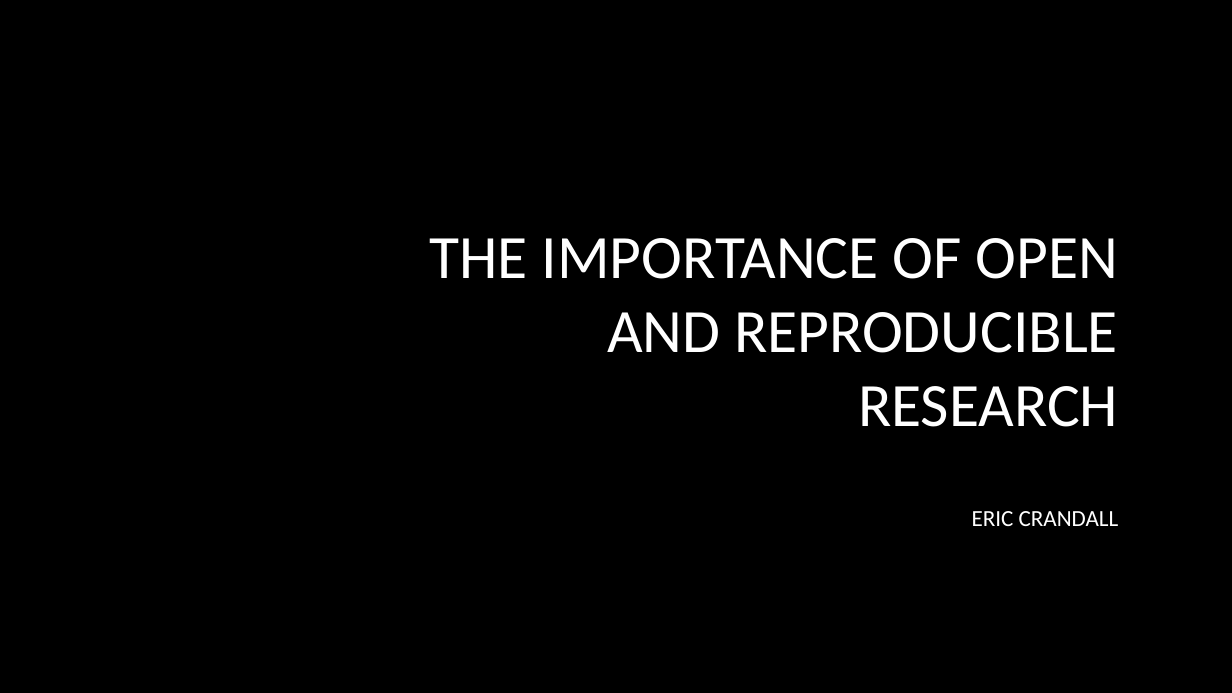
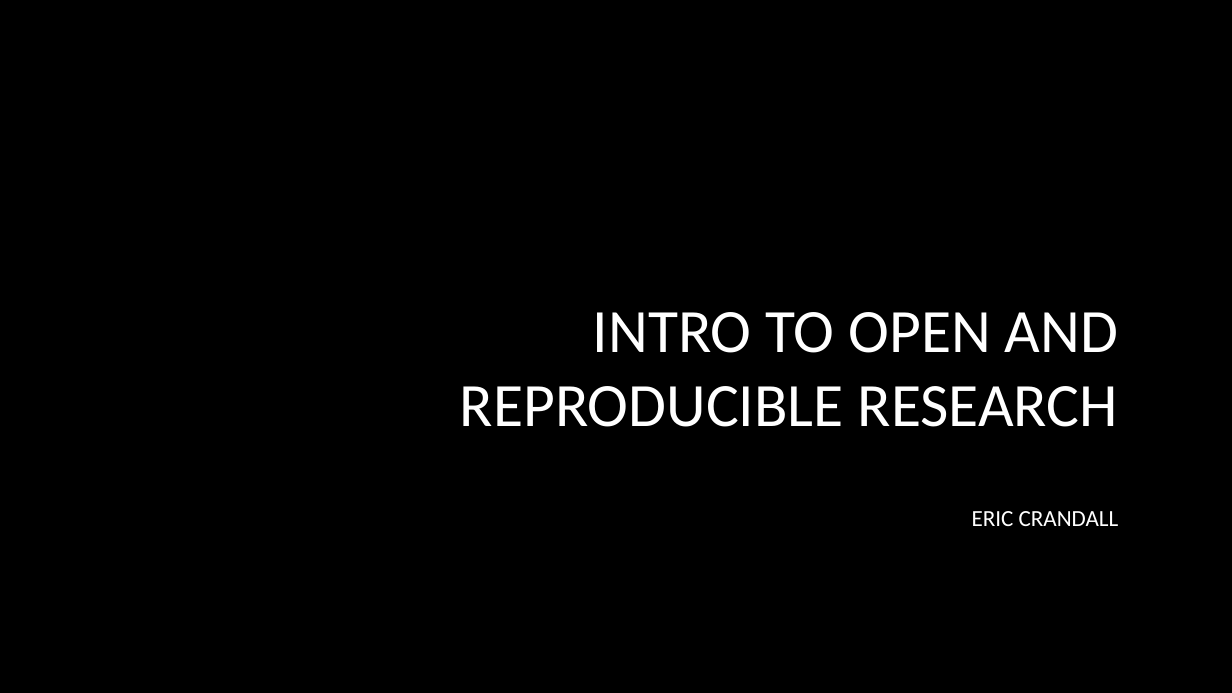
Before and after one commit to ericcrandall/reproducible_research, a slide deck: slide 1 of reproducible_research.pptx. Drawn at 1232x693 pixels with LibreOffice and Linux fonts; fonts in the diff are those of the drawing; background and template pictures are left out. Boxes give left, top, right and bottom in pixels: in the first picture for what was removed or moved away, otherwise in the second. Text is boxed around its words. In the diff, an @@ line names an element or a change of style, - is before the commit and + after.

```diff
--- a/reproducible_research.pptx
+++ b/reproducible_research.pptx
@@ title at [460, 312, 1118, 427]: text changed @@
-THE IMPORTANCE OF OPEN AND REPRODUCIBLE RESEARCH
+INTRO TO OPEN AND REPRODUCIBLE RESEARCH
```
Also in this commit, not shown: 9 other slides changed, 3 slides added, 12 slides removed, 5 other files.
